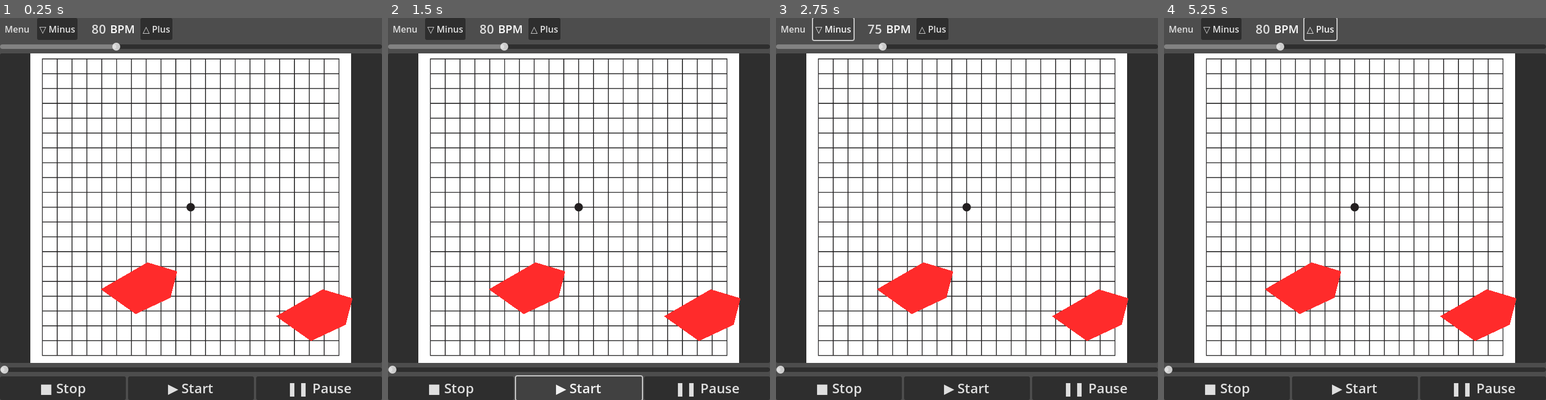
Above: before the commit, frames 1-4 (left to right).
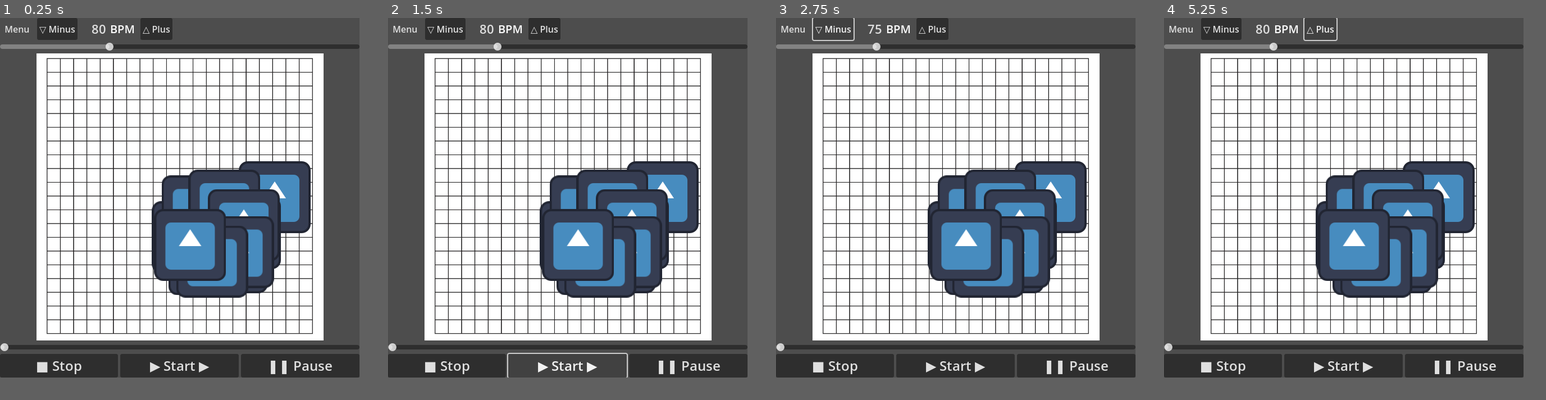
Above: after the commit, the same moments.

Repository: bfxdev/groove-coach
Game: Godot game, scene res://main.tscn
The game is run twice, just before and just after one commit, with the same random seed, the same clock (stepped at 60 frames per second) and the same inputs. The engine's default icon, where the game draws it, is replaced by a stand-in: a white triangle on a blue panel in a dark square.
Inputs:
- Up to frame 1 (0.25 s): no input
- Up to frame 2 (1.5 s): click "▶ Start" (after the commit: "▶ Start ▶️") at 0.5 s; click "▶ Start" (after the commit: "▶ Start ▶️") at 1.25 s
- Up to frame 3 (2.75 s): click "▽ Minus" at 2 s
- Up to frame 4 (5.25 s): click "△ Plus" at 2.75 s; click "■ Stop" at 3.5 s; click "▽ Minus" at 4.25 s; click "△ Plus" at 5 s
The window is 680x680 before the commit and 640x640 after it. Grey fills any space a smaller window leaves; there, only what the larger window draws over its background counts as a difference.

The runs differ from the first frame. In frame 1, 48% of the frame differs, in the area x 0-100%, y 0-100%; in frame 2, 47%; in frame 3, 48%; in frame 4, 48%.

Commit message:
Added clock_viewer, not working

Diff:
--- a/Note.tscn
+++ b/Note.tscn
@@ -1,13 +1,11 @@
-[gd_scene load_steps=2 format=3 uid="uid://544el6p2syvg"]
+[gd_scene load_steps=3 format=3 uid="uid://544el6p2syvg"]
 
 [ext_resource type="Script" uid="uid://iuoq1qoq7s5l" path="res://note.gd" id="1_m01oh"]
+[ext_resource type="Texture2D" uid="uid://c0quiybdauw4o" path="res://icon.svg" id="1_wn01w"]
 
 [node name="Note" type="Node2D"]
 script = ExtResource("1_m01oh")
 
-[node name="Polygon" type="Polygon2D" parent="."]
-unique_name_in_owner = true
-position = Vector2(56, 56)
-color = Color(1, 0.17, 0.17, 1)
-polygon = PackedVector2Array(22.5, -53, 22.5, -53, -60.5, -5, 1.5, 39, 63.5, 10, 75.5, -37)
-uv = PackedVector2Array(-41.5, -101, -41.5, -101, -124.5, -53, -62.5, -9, -0.5, -38, 11.5, -85)
+[node name="Sprite2D" type="Sprite2D" parent="."]
+position = Vector2(-2.38419e-07, -2.38419e-07)
+texture = ExtResource("1_wn01w")
--- /dev/null
+++ b/clock_viewer.gd
@@ -0,0 +1,38 @@
+extends Control
+
+class_name ClockViewer
+
+@onready var canvas:Node2D = %Canvas
+@onready var panel:PanelContainer = %Panel
+
+@export var note_scene:PackedScene
+
+
+var panel_size:Vector2 = Vector2(400,400)
+var notes:Array[Note] = []
+
+func _ready():
+	panel_size = panel.size
+	_spawn_notes()
+
+func _spawn_notes() -> void:
+	for i in range(10):
+		var new_note = note_scene.instantiate()
+		canvas.add_child(new_note)
+		notes.append(new_note)
+
+	_place_notes()
+
+	for note in notes:
+		note.show()
+
+func _place_notes() -> void:
+	var i = 0
+	for note in notes:
+		note.position = Vector2(cos(i) * 0.1 * panel_size.x, sin(i) * 0.1 * panel_size.y)
+		i += 1
+
+func _on_resized() -> void:
+	if panel != null:
+		panel_size = panel.size
+	_place_notes()
--- /dev/null
+++ b/clock_viewer.tscn
@@ -0,0 +1,39 @@
+[gd_scene load_steps=4 format=3 uid="uid://b1vktehnfxkvp"]
+
+[ext_resource type="Texture2D" uid="uid://ccxd4mc5pv6fu" path="res://grid.jpg" id="1_kig64"]
+[ext_resource type="PackedScene" uid="uid://544el6p2syvg" path="res://note.tscn" id="1_venu5"]
+[ext_resource type="Script" uid="uid://cjbjdjvqlf1ax" path="res://clock_viewer.gd" id="1_wt0mg"]
+
+[node name="ClockViewer" type="Control"]
+layout_mode = 3
+anchors_preset = 15
+anchor_right = 1.0
+anchor_bottom = 1.0
+grow_horizontal = 2
+grow_vertical = 2
+script = ExtResource("1_wt0mg")
+note_scene = ExtResource("1_venu5")
+
+[node name="Panel" type="PanelContainer" parent="."]
+unique_name_in_owner = true
+layout_mode = 1
+anchors_preset = 15
+anchor_right = 1.0
+anchor_bottom = 1.0
+grow_horizontal = 2
+grow_vertical = 2
+
+[node name="TextureRect" type="TextureRect" parent="Panel"]
+layout_mode = 2
+texture = ExtResource("1_kig64")
+expand_mode = 1
+
+[node name="Canvas" type="Node2D" parent="Panel"]
+unique_name_in_owner = true
+position = Vector2(320, 320)
+
+[node name="NoteTemplate" parent="Panel/Canvas" instance=ExtResource("1_venu5")]
+unique_name_in_owner = true
+position = Vector2(104, -64)
+
+[connection signal="resized" from="." to="." method="_on_resized"]
--- a/main.tscn
+++ b/main.tscn
@@ -1,9 +1,8 @@
-[gd_scene load_steps=5 format=3 uid="uid://2jon2o7g32r8"]
+[gd_scene load_steps=4 format=3 uid="uid://2jon2o7g32r8"]
 
 [ext_resource type="Script" uid="uid://j0lqklmh10md" path="res://main.gd" id="1_0xm2m"]
 [ext_resource type="Script" uid="uid://dvk7opw2n07ad" path="res://tempo_editor.gd" id="2_0xm2m"]
-[ext_resource type="Texture2D" uid="uid://ccxd4mc5pv6fu" path="res://grid.jpg" id="3_h2yge"]
-[ext_resource type="PackedScene" uid="uid://544el6p2syvg" path="res://Note.tscn" id="4_1bvp3"]
+[ext_resource type="PackedScene" uid="uid://b1vktehnfxkvp" path="res://clock_viewer.tscn" id="3_h2yge"]
 
 [node name="Main" type="Control"]
 layout_mode = 3
@@ -91,24 +90,14 @@
 allow_greater = true
 allow_lesser = true
 
-[node name="PanelContainer" type="PanelContainer" parent="VBoxContainer"]
+[node name="ViewerPanel" type="AspectRatioContainer" parent="VBoxContainer"]
 layout_mode = 2
 size_flags_horizontal = 3
 size_flags_vertical = 3
 
-[node name="CanvasLayer" type="CanvasLayer" parent="VBoxContainer/PanelContainer"]
-
-[node name="TextureRect" type="TextureRect" parent="VBoxContainer/PanelContainer"]
+[node name="Clock" parent="VBoxContainer/ViewerPanel" instance=ExtResource("3_h2yge")]
 layout_mode = 2
-texture = ExtResource("3_h2yge")
-expand_mode = 1
-stretch_mode = 5
-
-[node name="Note" parent="VBoxContainer/PanelContainer" instance=ExtResource("4_1bvp3")]
-position = Vector2(496, 417)
-
-[node name="Note2" parent="VBoxContainer/PanelContainer" instance=ExtResource("4_1bvp3")]
-position = Vector2(184, 369)
+size_flags_vertical = 3
 
 [node name="TimeSlider" type="HSlider" parent="VBoxContainer"]
 layout_mode = 2
@@ -129,7 +118,7 @@
 layout_mode = 2
 size_flags_horizontal = 3
 theme_override_font_sizes/font_size = 24
-text = "▶ Start"
+text = "▶ Start ▶️"
 
 [node name="PauseButton" type="Button" parent="VBoxContainer/ControlButtons"]
 unique_name_in_owner = true
--- a/note.gd
+++ b/note.gd
@@ -1,6 +1,9 @@
 extends Node2D
 
-@onready var polygon:Polygon2D = %Polygon
+class_name Note
 
-#func _ready() -> void:
-#	polygon.add_bone()
+func _ready() -> void:
+	pass
+
+func _draw() -> void:
+	pass #draw_circle(Vector2(0,0), 80, Color(1,0,0))
--- a/project.godot
+++ b/project.godot
@@ -21,8 +21,8 @@
 
 [display]
 
-window/size/viewport_width=680
-window/size/viewport_height=680
+window/size/viewport_width=640
+window/size/viewport_height=640
 window/subwindows/embed_subwindows=false
 window/per_pixel_transparency/allowed=true
 window/handheld/orientation=6
--- a/track.gd
+++ b/track.gd
@@ -7,7 +7,7 @@
 # Class representing a musical track, which contains bars and notes
 class_name Track
 
-class Note:
+class TrackNote:
 
 	# The time at which the note starts in beats within the bar
 	# This is the beat number (starting at 1), not the time in seconds, and is kept as a fraction
@@ -46,11 +46,11 @@
 	var beat_reciprocal_note_value:int = 4
 
 	# The unordered list of notes in this bar (ordered by their start time)
-	var notes:Array[Note] = []
+	var notes:Array[TrackNote] = []
 
 	# Add a note to the bar
-	func add_note(beat_numerator:int, beat_denominator:int, sound:int, accent:int=0) -> Note:
-		var note:Note = Note.new()
+	func add_note(beat_numerator:int, beat_denominator:int, sound:int, accent:int=0) -> TrackNote:
+		var note:TrackNote = TrackNote.new()
 		note.start_beat_numerator = beat_numerator
 		note.start_beat_denominator = beat_denominator
 		note.accent = accent
Not shown, added: clock_viewer.gd.uid
Not shown, changed: dist/groove-coach.apk
Not shown, changed: dist/groove-coach.console.exe
Not shown, changed: dist/groove-coach.exe
Not shown, changed: dist/groove-coach.pck
Not shown, changed: web/groove-coach.html
Not shown, changed: web/groove-coach.js
Not shown, changed: web/groove-coach.pck
Not shown, changed: web/groove-coach.wasm
